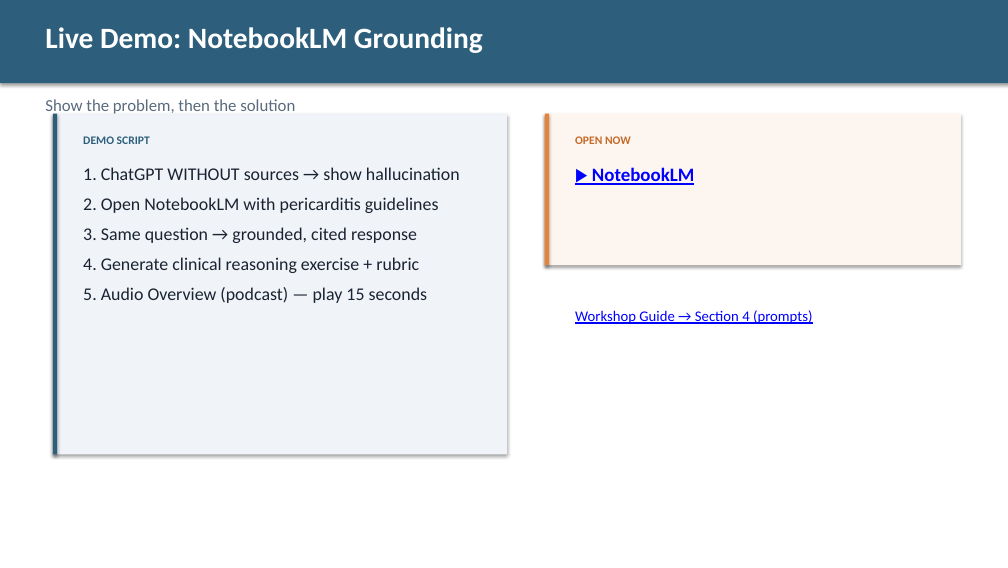
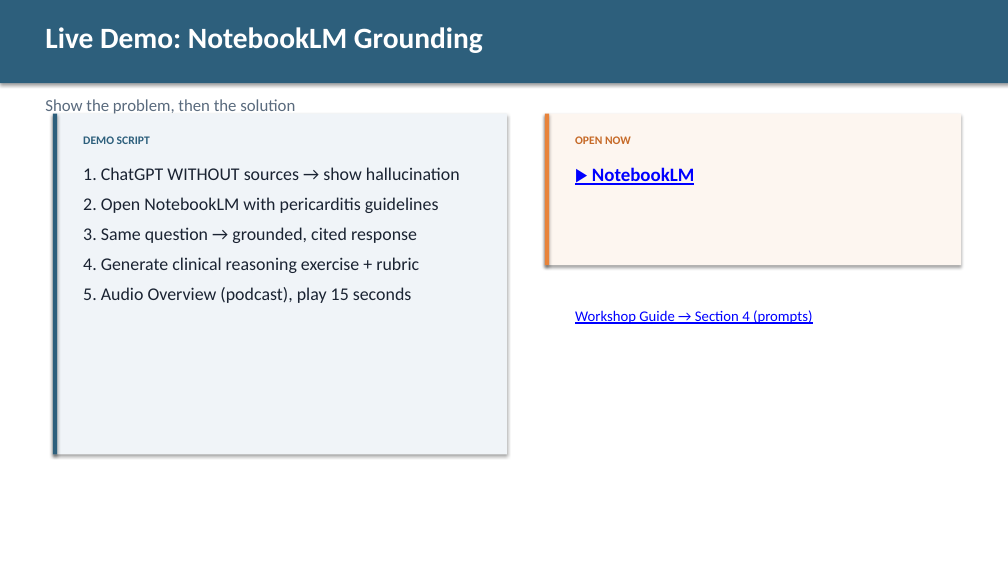
Before and after one commit to diana-brewer/digital-learning-unlocked, a slide deck: slide 12 of Digital Learning Unlocked - Slide Deck.pptx (slide 13 before the commit). Drawn at 1008x568 pixels with LibreOffice and Linux fonts; fonts in the diff are those of the drawing. Boxes give left, top, right and bottom in pixels: in the first picture for what was removed or moved away, otherwise in the second. Text is boxed around its words. In the diff, an @@ line names an element or a change of style, - is before the commit and + after.

```diff
--- a/Digital Learning Unlocked - Slide Deck.pptx
+++ b/Digital Learning Unlocked - Slide Deck.pptx
@@ text at bbox=[83, 287, 412, 303]: text changed @@
-5. Audio Overview (podcast) — play 15 seconds
+5. Audio Overview (podcast), play 15 seconds
```
Also in this commit, not shown: 17 other slides changed, 1 slide added, 4 slides removed, 3 other files.
